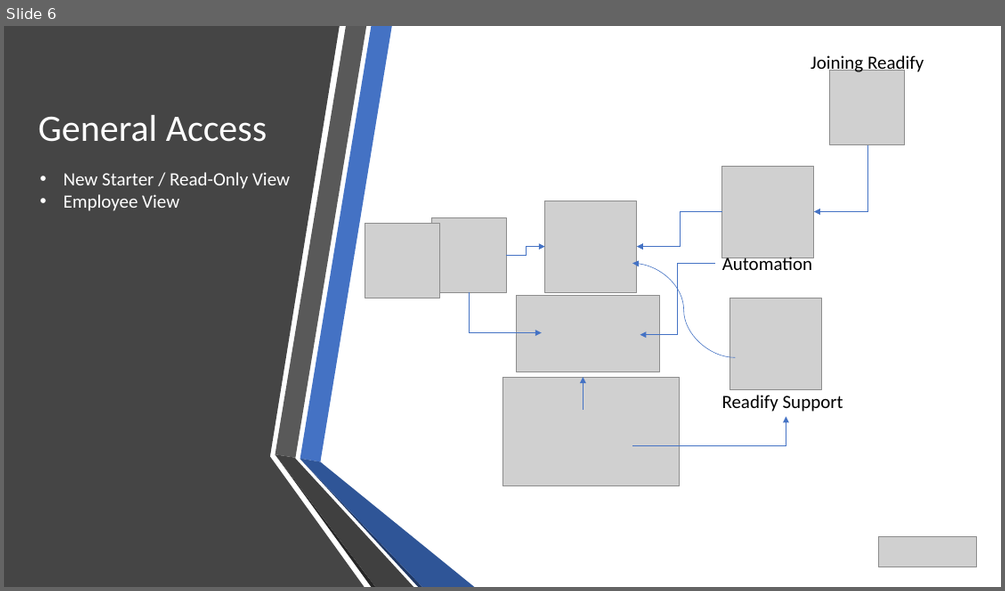
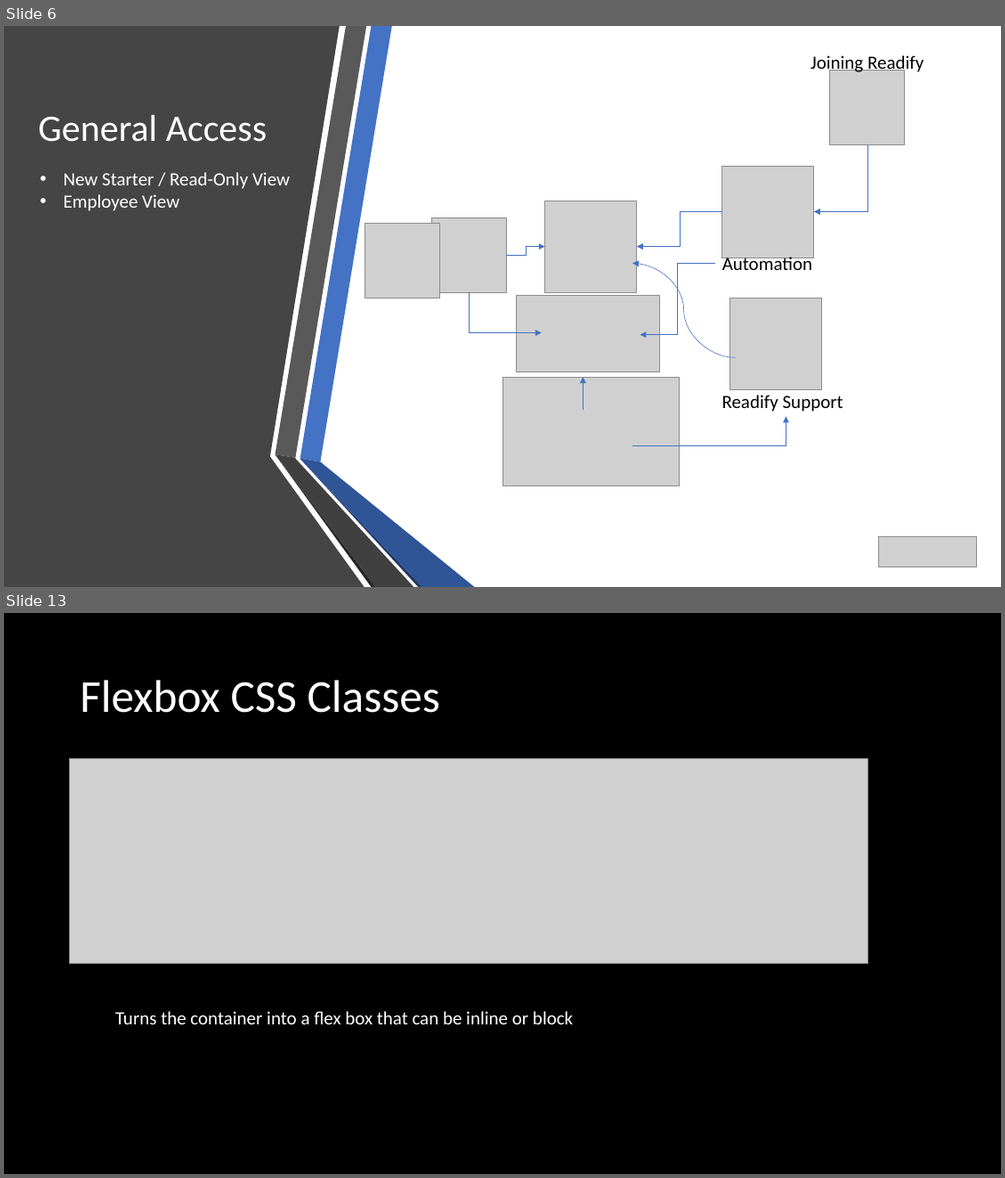
Before and after one commit to mehdikhaleghian/StudyNotes, a slide deck: OnboardEasy.pptx. Shown one above the other, each under a label of ours: slide 6 before the commit, slides 6 and 13 after it; the slides between them are not shown. The pictures are 1005x591 and 1005x1178 pixels, drawn with LibreOffice and Linux fonts; fonts in the diff are those of the drawing; grey boxes stand for pictures. Boxes give left, top, right and bottom in pixels: in the first picture for what was removed or moved away, otherwise in the second. Text is boxed around its words. In the diff, an @@ line names an element or a change of style, - is before the commit and + after.

```diff
--- a/OnboardEasy.pptx
+++ b/OnboardEasy.pptx
@@ slide 13 added at box(4, 613, 1001, 1174), background #000000 @@
@@ title added at box(80, 680, 440, 713), 44 pt, text #FFFFFF @@
+Flexbox CSS Classes
@@ picture added at box(69, 758, 868, 963) @@
@@ text added at box(115, 1011, 573, 1024), 18 pt, text #FFFFFF @@
+Turns the container into a flex box that can be inline or block
```
Also in this commit, not shown: 3 slides changed, 9 other slides added, 5 other files.
